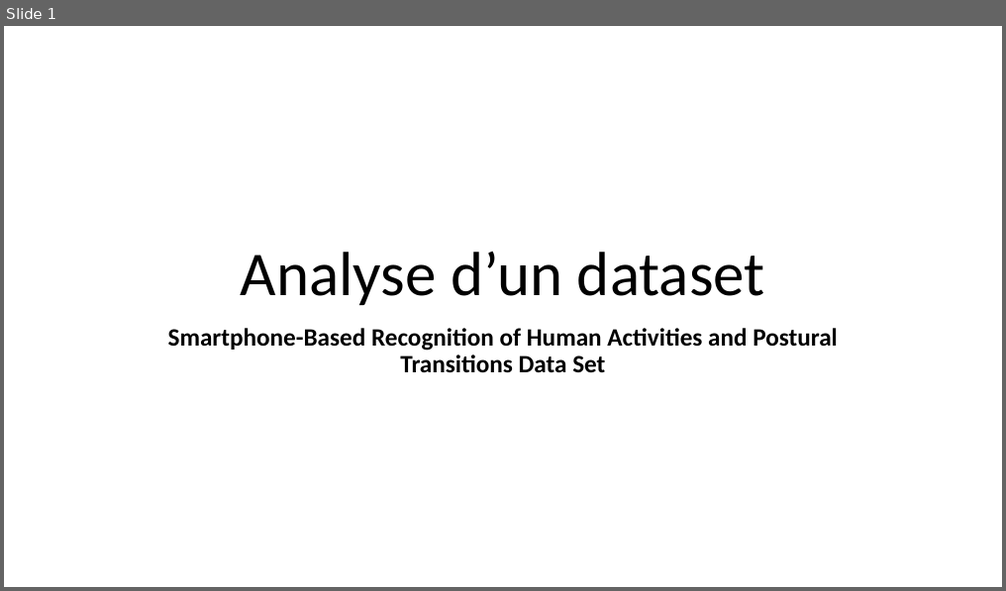
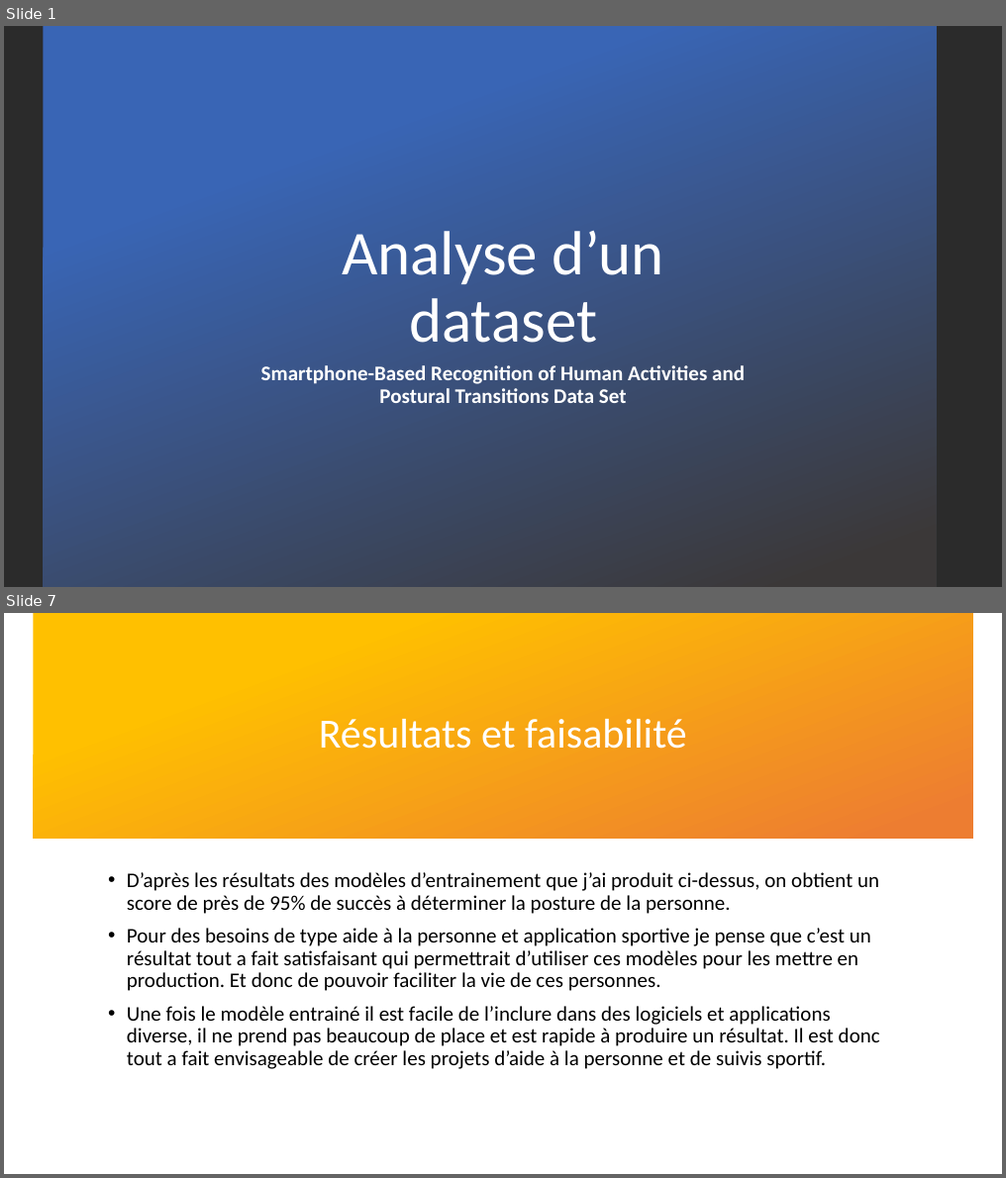
Before and after one commit to EmmanuelVey94/PythonForDataAnalysis, a slide deck: contexte.pptx. Shown one above the other, each under a label of ours: slide 1 before the commit, slides 1 and 7 after it; the slides between them are not shown. The pictures are 1006x591 and 1006x1178 pixels, drawn with LibreOffice and Linux fonts; fonts in the diff are those of the drawing; background and template pictures are left out; a plain dark background stands for a picture behind light text. Boxes give left, top, right and bottom in pixels: in the first picture for what was removed or moved away, otherwise in the second. Text is boxed around its words. In the diff, an @@ line names an element or a change of style, - is before the commit and + after.

```diff
--- a/contexte.pptx
+++ b/contexte.pptx
@@ slide 7 added at <box>4,613,1002,1174</box>, background picture (left out) @@
@@ rectangle added at <box>33,613,973,839</box>, fill gradient #FFC000 to #ED7D31 @@
@@ title added at <box>319,719,687,749</box>, 40 pt, text #FFFFFF @@
+Résultats et faisabilité
@@ text added at <box>127,872,880,1069</box>, 20 pt, text #000000 @@
+• D’après les résultats des modèles d’entrainement que j’ai produit ci-dessus, on obtient un score de près de 95% de succès à déterminer la posture de la personne.
+• Pour des besoins de type aide à la personne et application sportive je pense que c’est un résultat tout a fait satisfaisant qui permettrait d’utiliser ces modèles pour les mettre en production. Et donc de pouvoir faciliter la vie de ces personnes.
+• Une fois le modèle entrainé il est facile de l’inclure dans des logiciels et applications diverse, il ne prend pas beaucoup de place et est rapide à produire un résultat. Il est donc tout a fait envisageable de créer les projets d’aide à la personne et de suivis sportif.
@@ slide 1 changed as well @@
@@ background #FFFFFF to picture (left out) @@
@@ rectangle added at <box>43,26,936,587</box>, fill gradient #3965B5 to #3B3838 @@
@@ title "Analyse d’un dataset": place and size @@
-title "Analyse d’un dataset" at <box>241,251,765,305</box>
+title "Analyse d’un dataset" at <box>342,231,664,343</box>
@@ title "Analyse d’un dataset" at <box>342,231,664,343</box>: text colour #000000 to #FFFFFF @@
@@ subtitle "Smartphone-Based Recognition of Human Activities ...": place and size @@
-subtitle "Smartphone-Based Recognition of Human Activities ..." at <box>168,328,838,373</box>
+subtitle "Smartphone-Based Recognition of Human Activities ..." at <box>261,366,745,403</box>
@@ subtitle "Smartphone-Based Recognition of Human Activities ..." at <box>261,366,745,403</box>: size 24 to 20 pt, text colour #000000 to #FFFFFF @@
```
Also in this commit, not shown: 3 other slides changed, 2 other slides added, 2 slides removed.
